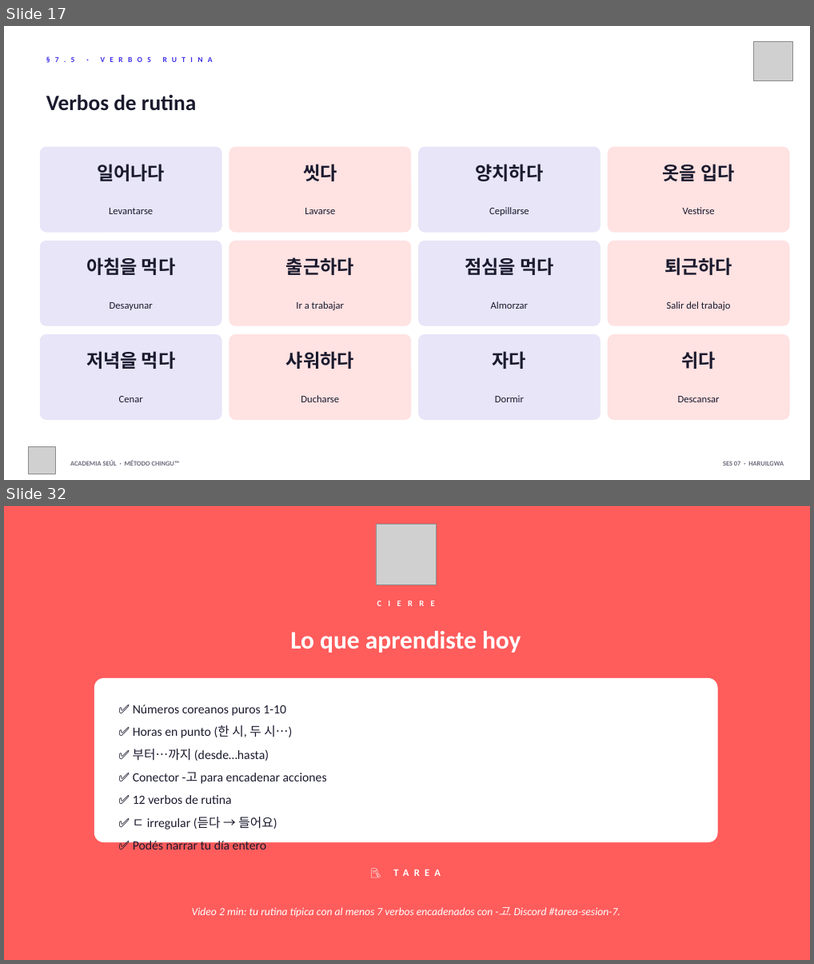
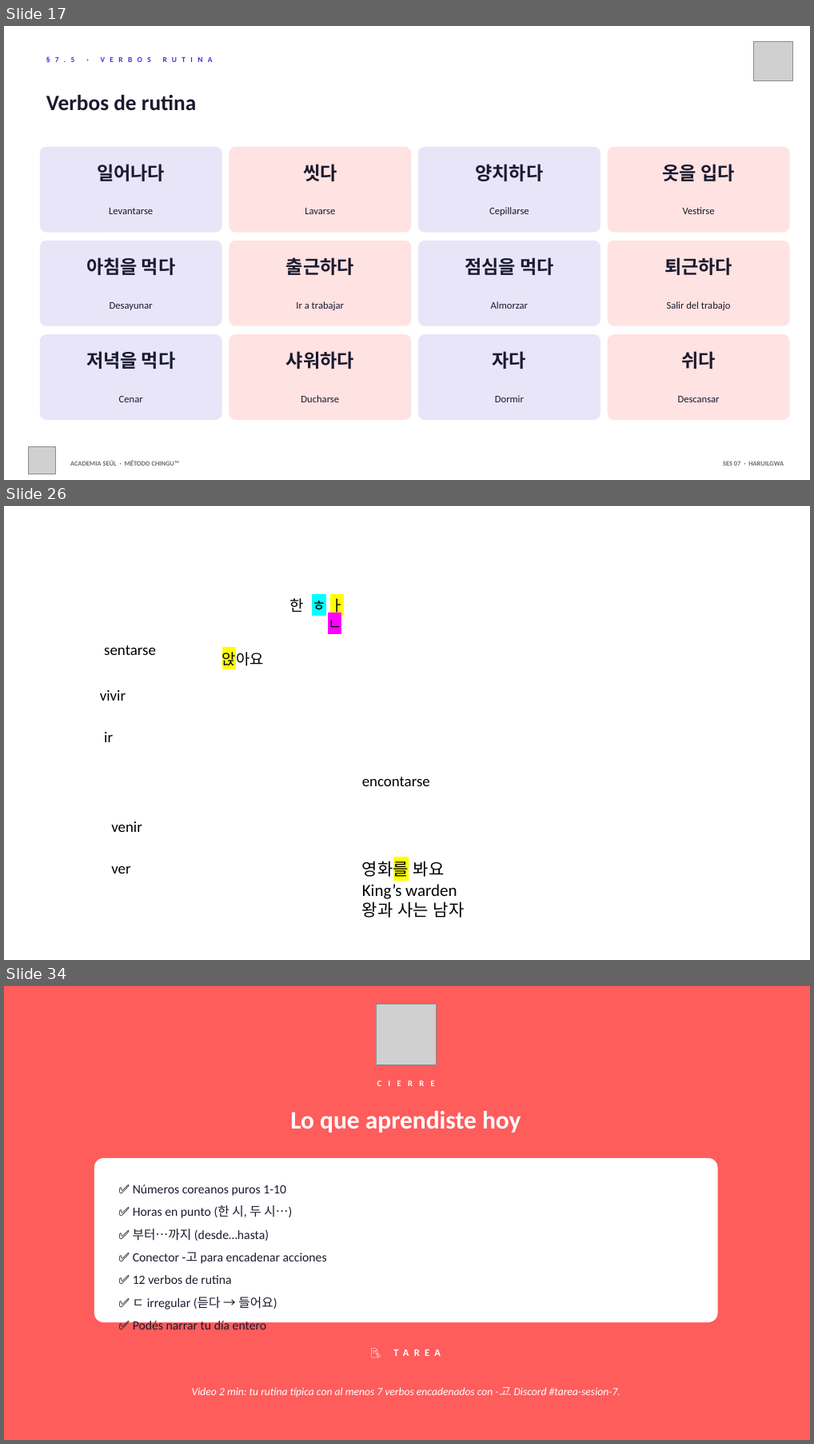
Before and after one commit to academiaseul/ACADEMIASEULWEB, a slide deck: A1_Nivel_1/07_Rutina_Diaria/Sesion_07_Rutina_Diaria_v2.pptx. Shown one above the other, each under a label of ours: slides 17 and 32 before the commit, slides 17, 26 and 34 after it; the slides between them are not shown. The pictures are 814x964 and 814x1444 pixels, drawn with LibreOffice and Linux fonts; fonts in the diff are those of the drawing; grey boxes stand for pictures; background and template pictures are left out. Boxes give left, top, right and bottom in pixels: in the first picture for what was removed or moved away, otherwise in the second. Text is boxed around its words. In the diff, an @@ line names an element or a change of style, - is before the commit and + after.

```diff
--- a/A1_Nivel_1/07_Rutina_Diaria/Sesion_07_Rutina_Diaria_v2.pptx
+++ b/A1_Nivel_1/07_Rutina_Diaria/Sesion_07_Rutina_Diaria_v2.pptx
@@ slide 26 added at (4,506,810,960), background picture (left out) @@
@@ text added at (290,598,344,628), 18 pt, text #000000 @@
+한 ㅎ ㅏ
+ㄴ
@@ text added at (104,645,156,655), 18 pt, text #000000 @@
+sentarse
@@ text added at (222,648,264,668), 18 pt, text #000000 @@
+앉아요
@@ text added at (100,690,126,700), 18 pt, text #000000 @@
+vivir
@@ text added at (104,732,113,742), 18 pt, text #000000 @@
+ir
@@ text added at (362,776,430,786), 18 pt, text #000000 @@
+encontarse
@@ text added at (111,821,142,832), 18 pt, text #000000 @@
+venir
@@ text added at (362,859,465,917), 20 pt, text #000000 @@
+영화를 봐요
+King’s warden
+왕과 사는 남자
@@ text added at (111,866,130,873), 18 pt, text #000000 @@
+ver
@@ what was slide 32 is now slide 34 @@
```
Also in this commit, not shown: 2 slides changed, 10 other slides added, 9 slides removed, 41 other files.
